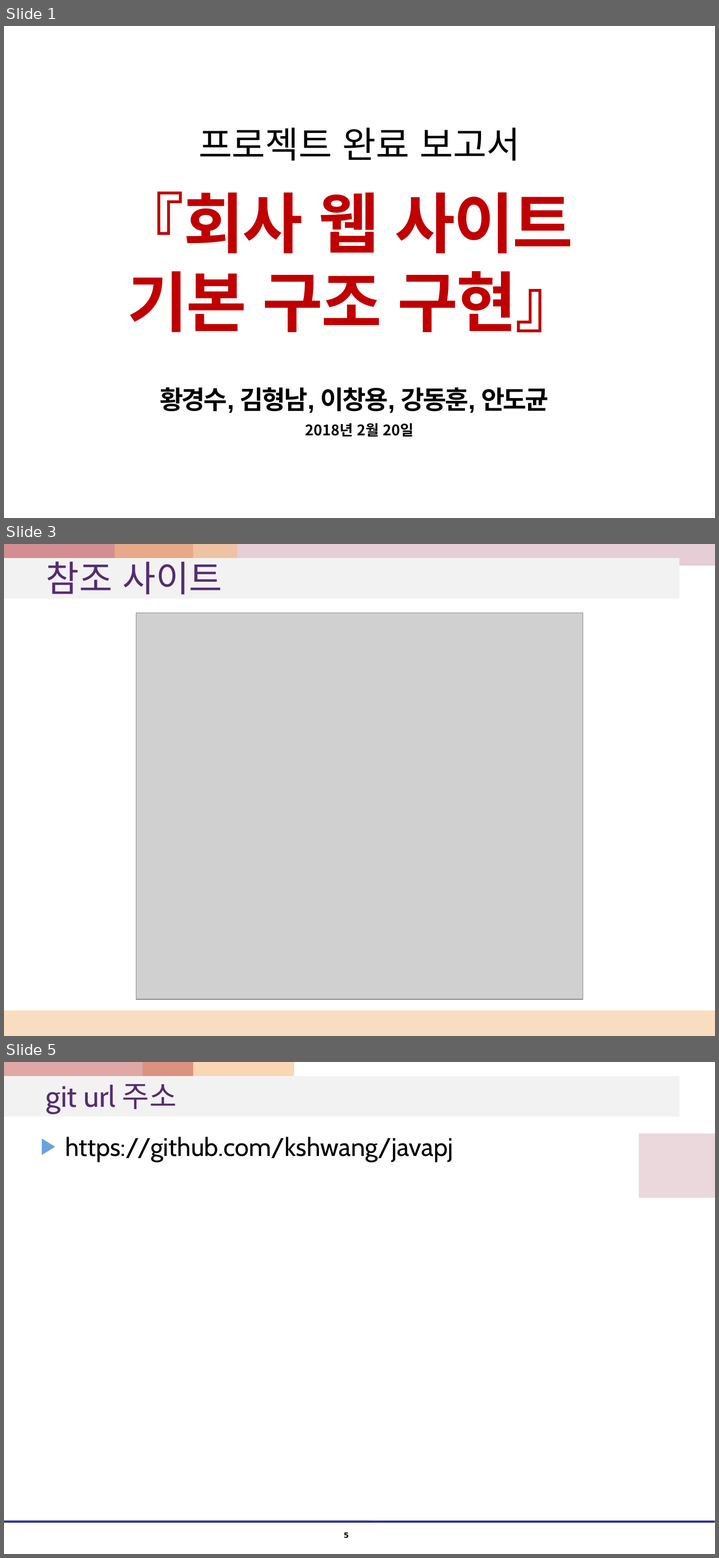
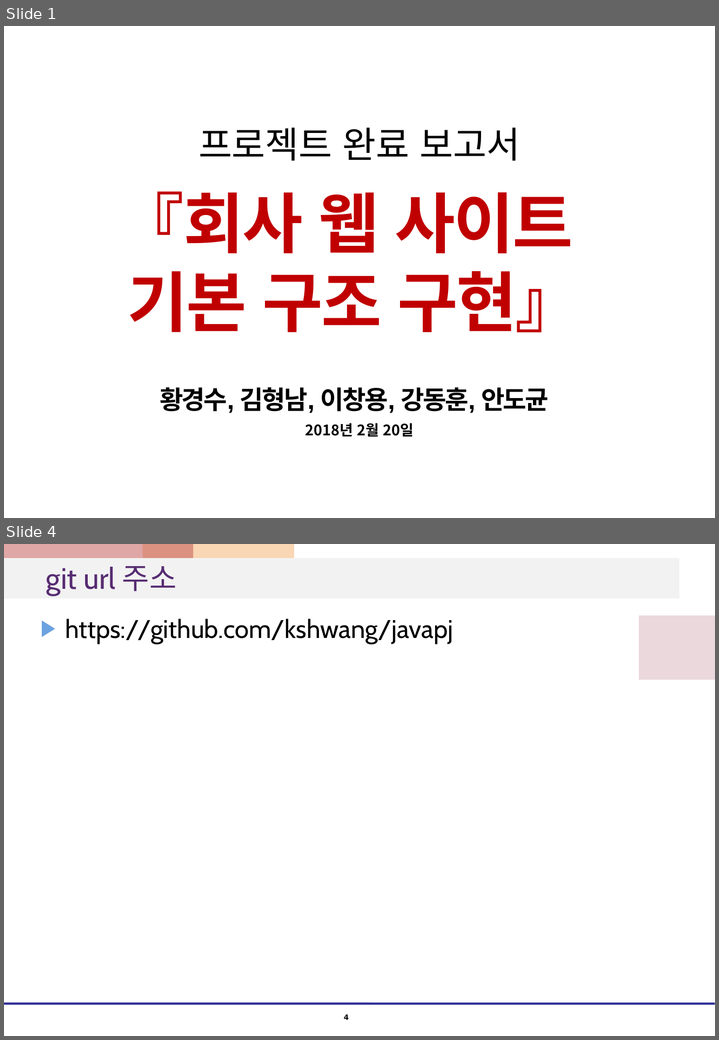
Before and after one commit to kshwang/javapj, a slide deck: 웹1팀_프로젝트_화면설계서.pptx. Shown one above the other, each under a label of ours: slides 1, 3 and 5 before the commit, slides 1 and 4 after it; the slides between them are not shown. The pictures are 719x1558 and 719x1040 pixels, drawn with LibreOffice and Linux fonts; fonts in the diff are those of the drawing; grey boxes stand for pictures. Boxes give left, top, right and bottom in pixels: in the first picture for what was removed or moved away, otherwise in the second. Text is boxed around its words. In the diff, an @@ line names an element or a change of style, - is before the commit and + after.

```diff
--- a/웹1팀_프로젝트_화면설계서.pptx
+++ b/웹1팀_프로젝트_화면설계서.pptx
@@ slide 3 removed at (4,544,715,1036), background #FFFFFF; not listed: 1 template element that a slide beside it also shows @@
@@ rectangle removed at (4,544,715,566) @@
@@ rectangle removed at (4,544,193,582) @@
@@ title removed at (46,555,222,595) @@
-참조 사이트
@@ rectangle removed at (115,544,237,575) @@
@@ picture removed at (136,613,582,999) @@
@@ rectangle removed at (4,1010,715,1036) @@
@@ what was slide 5 is now slide 4 @@
@@ page number at (344,1014,349,1020): text changed @@
-5
+4
```
Also in this commit, not shown: 11 slides changed.
